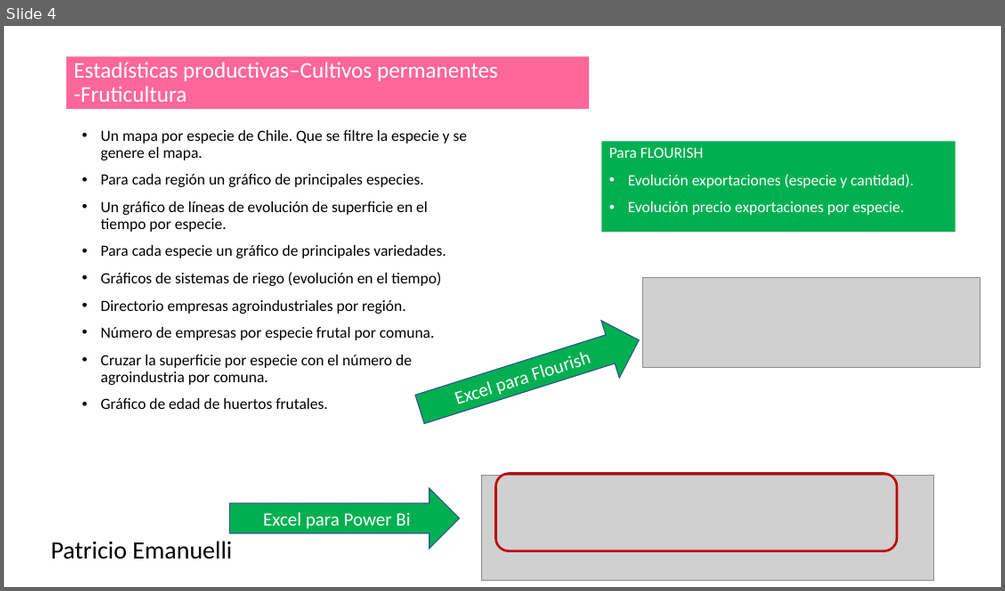
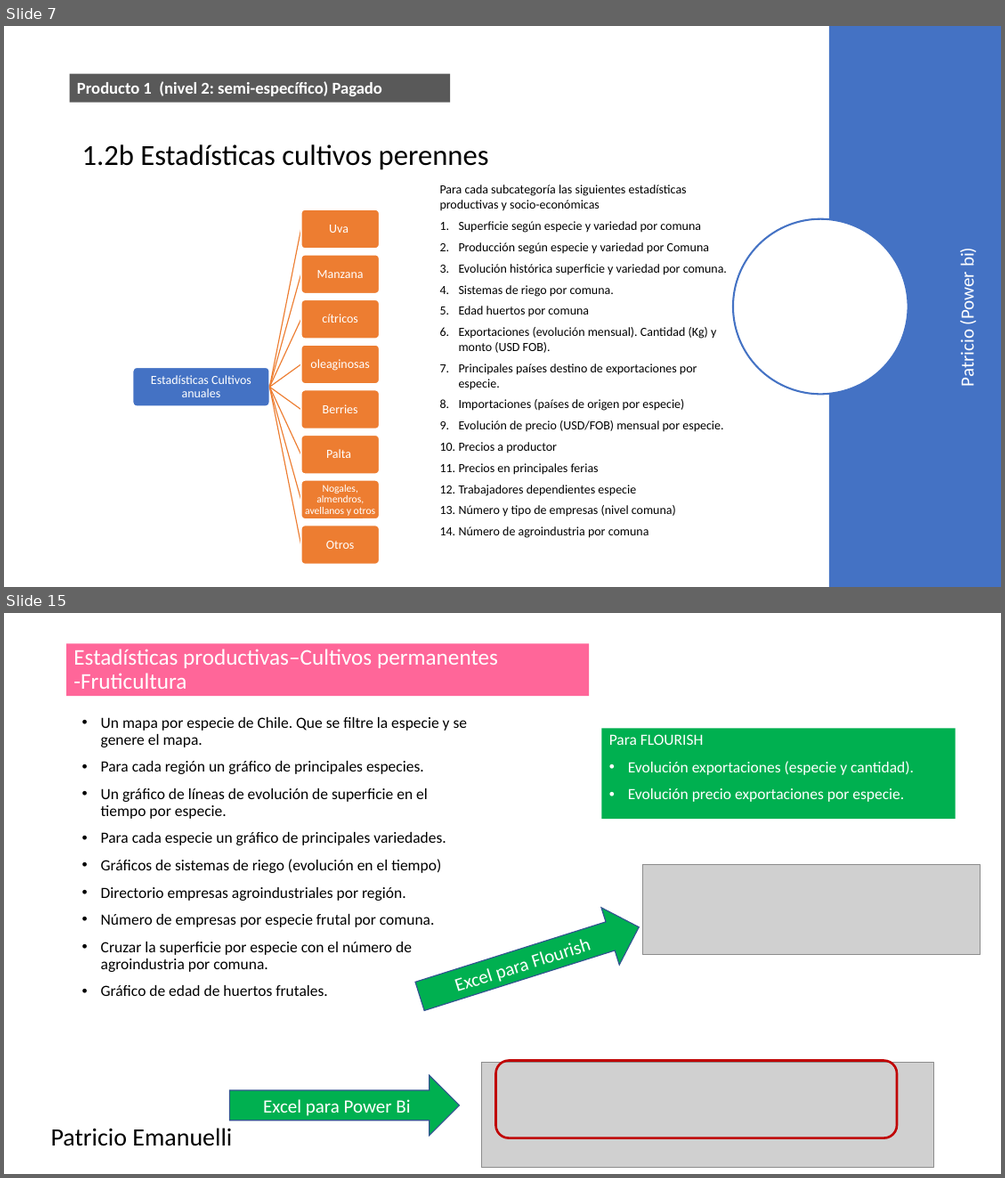
Before and after one commit to Sud-Austral/DATA-AGRO, a slide deck: Repositorio Agricultura/Para power bi/Chile/Agricola/Power Bi (variables a mostrar).pptx. Shown one above the other, each under a label of ours: slide 4 before the commit, slides 7 and 15 after it; the slides between them are not shown. The pictures are 1005x591 and 1005x1178 pixels, drawn with LibreOffice and Linux fonts; fonts in the diff are those of the drawing; grey boxes stand for pictures. Boxes give left, top, right and bottom in pixels: in the first picture for what was removed or moved away, otherwise in the second. Text is boxed around its words. In the diff, an @@ line names an element or a change of style, - is before the commit and + after.

```diff
--- a/Repositorio Agricultura/Para power bi/Chile/Agricola/Power Bi (variables a mostrar).pptx
+++ b/Repositorio Agricultura/Para power bi/Chile/Agricola/Power Bi (variables a mostrar).pptx
@@ slide 7 added at bbox=[4, 26, 1001, 587], background #FFFFFF @@
@@ rectangle added at bbox=[829, 26, 1001, 587], fill #4472C4 @@
@@ rectangle added at bbox=[70, 74, 451, 103], fill #595959, 16 pt, text #FFFFFF, bold @@
+Producto 1 (nivel 2: semi-específico) Pagado
@@ title added at bbox=[82, 144, 489, 170], 28 pt, text #000000 @@
+1.2b Estadísticas cultivos perennes
@@ text added at bbox=[440, 184, 727, 538], 12 pt, text #000000 @@
+Para cada subcategoría las siguientes estadísticas productivas y socio-económicas
+1. Superficie según especie y variedad por comuna
+2. Producción según especie y variedad por Comuna
+3. Evolución histórica superficie y variedad por comuna.
+4. Sistemas de riego por comuna.
+5. Edad huertos por comuna
+6. Exportaciones (evolución mensual). Cantidad (Kg) y monto (USD FOB).
+7. Principales países destino de exportaciones por especie.
+8. Importaciones (países de origen por especie)
+9. Evolución de precio (USD/FOB) mensual por especie.
+10. Precios a productor
+11. Precios en principales ferias
+12. Trabajadores dependientes especie
+13. Número y tipo de empresas (nivel comuna)
+14. Número de agroindustria por comuna
@@ ellipse added at bbox=[733, 219, 908, 394], fill #FFFFFF, outline #4472C4 1.75 pt @@
@@ text added at bbox=[955, 249, 979, 385], 18 pt, text #FFFFFF @@
+Patricio (Power bi)
@@ group added at bbox=[133, 209, 380, 564]: 9 rounded rectangles, 9 texts, 8 freeform shapes @@
+Estadísticas Cultivos anuales
+Uva
+Manzana
+cítricos
+oleaginosas
+Berries
+Palta
+Nogales, almendros, avellanos y otros
+Otros
@@ what was slide 4 is now slide 15 @@
```
Also in this commit, not shown: 3 slides changed, 10 other slides added, 32 other files.
